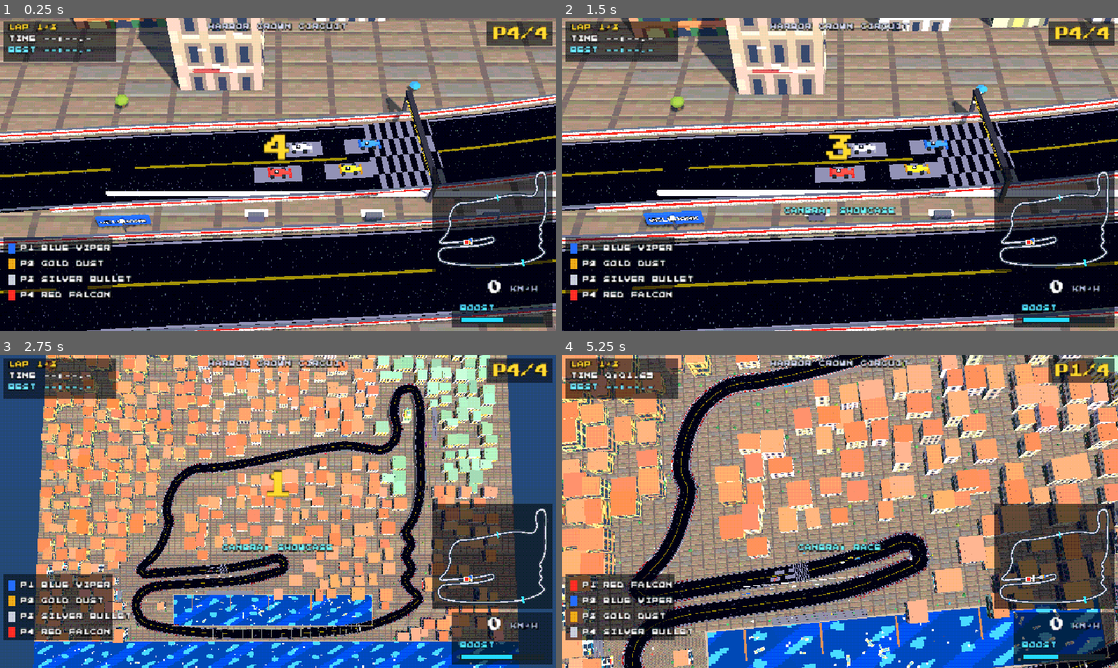
Above: before the commit, frames 1-4 (two rows, left to right).
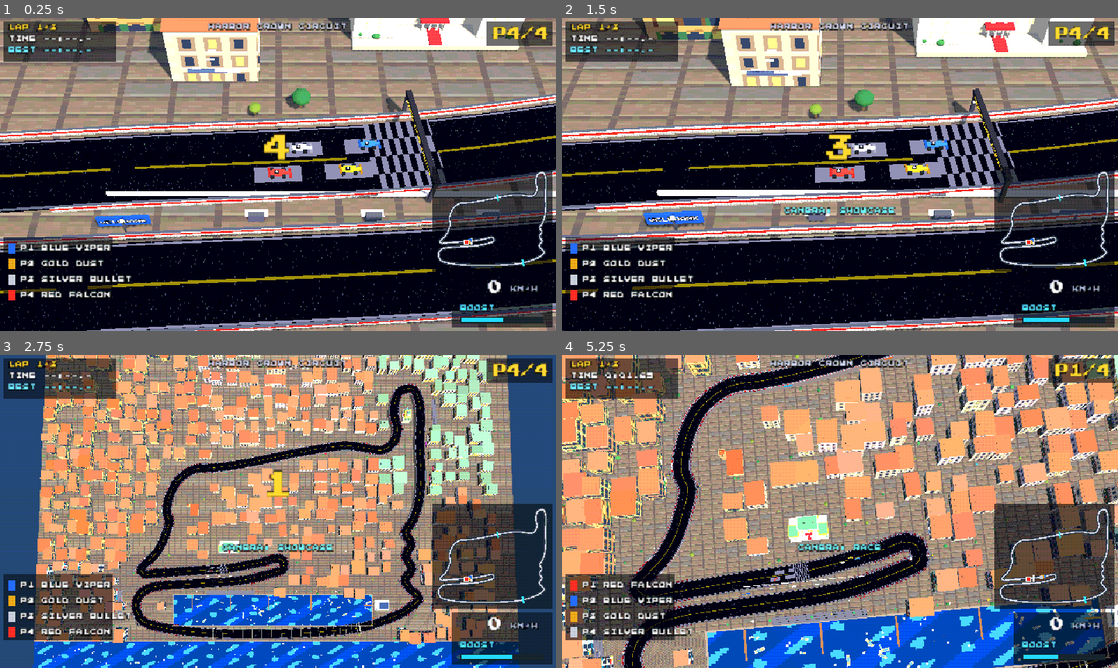
Above: after the commit, the same moments.

Repository: dtcbychris/lookie
Game: Godot game, scene res://scenes/harbor_crown_circuit.tscn
Same seed, same stepped clock (60 frames per second), same inputs: the game is played once before the commit and once after it.
Inputs:
- Up to frame 1 (0.25 s): no input
- Up to frame 2 (1.5 s): hold D (steer_right) 0.53-1.28 s; hold Shift (boost) 0.53-1.28 s; hold S (brake) from 1.28 s (still down); tap C (camera) at 1.35 s
- Up to frame 3 (2.75 s): release S (brake) at 2.03 s; hold D (steer_right) from 2.03 s (still down); tap Tab (overview) at 2.1 s
- Up to frame 4 (5.25 s): release D (steer_right) at 2.78 s; hold Up 2.78-3.53 s; tap W (throttle) at 2.85 s; hold Shift (boost) 3.53-4.28 s; hold A (steer_left) 3.53-5.03 s; tap C (camera) at 4.35 s; hold S (brake) from 5.03 s (still down); tap Tab (overview) at 5.1 s

The runs differ from the first frame. In frame 1, 8.3% of the frame differs, in the area x 12-95%, y 0-32%; in frame 2, 10%; in frame 3, 25%; in frame 4, 33%, in the area x 0-100%, y 0-100%.

Commit message:
Landmark batch 2: portals, yacht club, church, Grand Riviera Hotel
Four more hand-authored set pieces at the casino's quality bar:
- Tunnel portals rebuilt as stone gallery facades: pillars, dark arch
  recess, lintel, cornice, stepped parapet, sign on top
- Azure Bay Yacht Club on the east marina shore: white terraced
  clubhouse with glass front, navy roof, flag mast with swaying pennant,
  terrace umbrellas, private pier with two moored yachts
- Old-town clock tower church: stone nave with tiered terracotta gable,
  campanile with bell openings, clock face, pyramid spire
- Grand Riviera Hotel behind the start/finish straight: U-shaped
  belle-epoque block with copper mansards, gold cornices, lit windows,
  red entrance canopy and carpet, rooftop GRAND RIVIERA sign — the grid
  screenshot backdrop
- RNG city scatter now respects reserved landmark zones

Sim green: 45.9-47.5s laps, 1.67s spread.

https://claude.ai/code/session_01LjE6X8FbmbjT1RiC5ZbF2u

Diff:
--- a/pixelgp/scripts/scenery_builder.gd
+++ b/pixelgp/scripts/scenery_builder.gd
@@ -53,14 +53,25 @@
 var _crowd_frame := 0
 var _building_rects: Array[Rect2] = []  # art-space footprints, for tree placement
 
+## Art-space rects reserved for hand-authored landmark set pieces; the RNG
+## city scatter keeps out of them.
+const RESERVED := [
+	Rect2(318, 508, 54, 36),  # Grand Riviera Hotel (behind start/finish)
+	Rect2(228, 408, 40, 44),  # old-town clock tower church
+	Rect2(722, 662, 44, 32),  # marina yacht club
+]
+
 func build(p_track) -> void:
 	track = p_track
 	_rng.seed = 7
 	_build_ground_and_water()
 	_build_marina()
 	_build_city()
+	_build_casino()
+	_build_yacht_club()
+	_build_church()
+	_build_hotel()
 	_build_trees()
-	_build_casino()
 	_build_grandstands()
 	_build_trackside_crowds()
 	_build_palms()
@@ -236,6 +247,13 @@
 			var half_diag := Vector2(w, d).length() * 0.5
 			var p := _w(ax, ay)
 			if track.min_dist_to_track(p.x, p.y) < track.HALF + 10.0 + half_diag:
+				continue
+			var reserved := false
+			for rr in RESERVED:
+				if (rr as Rect2).intersects(Rect2(ax - w * 0.25, ay - d * 0.25, w * 0.5, d * 0.5)):
+					reserved = true
+					break
+			if reserved:
 				continue
 			var h := _rng.randf_range(28, 95)
 			# hillside city: building tops must clear nearby elevated roads
@@ -578,6 +596,140 @@
 
 	# marquee sign, pulsing (kept from before)
 	_casino_sign = _label("CROWN CASINO", Vector3(cx - 21, base_y + 20, cz), Vector3(-1, 0, 0), Color(1.0, 0.84, 0.2), 48, 0.085)
+
+## Azure Bay Yacht Club: white terraced clubhouse on the east marina shore
+## with glass front, flag mast, terrace umbrellas, and a private pier.
+func _build_yacht_club() -> void:
+	var cx := 1490.0
+	var cz := 1360.0
+	_building_rects.append(Rect2(722, 662, 44, 32))
+	var white := Pix.flat_mat(Color(0.94, 0.94, 0.92))
+	var stone := Pix.flat_mat(Color(0.8, 0.76, 0.66))
+	var glass := Pix.flat_mat(Color(0.4, 0.7, 0.9), 0.4)
+	var navy := Pix.flat_mat(Color(0.15, 0.25, 0.45))
+	_box(Vector3(76, 1.5, 56), Vector3(cx, 0.75, cz), stone)         # terrace
+	_box(Vector3(58, 10, 40), Vector3(cx + 4, 6.5, cz), white)       # main hall
+	_box(Vector3(1.2, 6, 34), Vector3(cx - 25.5, 6, cz), glass)      # glass front (west, to the water)
+	_box(Vector3(44, 8, 28), Vector3(cx + 8, 15.5, cz), white)       # upper deck
+	_box(Vector3(46, 1, 30), Vector3(cx + 8, 20, cz), navy)          # roof trim
+	for k in 5:                                                       # terrace railing posts
+		_box(Vector3(0.6, 1.6, 0.6), Vector3(cx - 36, 2.3, cz - 24 + k * 12), white)
+	_box(Vector3(0.5, 0.4, 52), Vector3(cx - 36, 3.0, cz), white)
+	var mast := _box(Vector3(1.0, 26, 1.0), Vector3(cx + 26, 13, cz - 16), white)
+	var pennant := MeshInstance3D.new()
+	var pq := QuadMesh.new()
+	pq.size = Vector2(4.5, 2.5)
+	pennant.mesh = pq
+	var pm := Pix.flat_mat(Color(0.15, 0.35, 0.7), 0.2)
+	pm.cull_mode = BaseMaterial3D.CULL_DISABLED
+	pennant.material_override = pm
+	pennant.position = Vector3(2.5, 11.5, 0)
+	mast.add_child(pennant)
+	_flags.append(pennant)
+	for k in 3:
+		_umbrella_at(Vector3(cx - 28 + k * 16, 1.5, cz + 20), Color(0.15, 0.35, 0.7))
+	_box(Vector3(56, 1, 5), Vector3(cx - 66, -3.2, cz), Pix.flat_mat(Color(0.55, 0.4, 0.25)))  # private pier
+	_yacht(Vector2(cx - 70, cz - 14), 0.4, 1.3, false)
+	_yacht(Vector2(cx - 78, cz + 16), -0.3, 0.9, false)
+	_label("YACHT CLUB", Vector3(cx - 27, 13, cz), Vector3(-1, 0, 0), Color(0.15, 0.3, 0.55), 32, 0.07)
+
+## Old-town clock tower church: stone nave with tiered terracotta roof and a
+## tall campanile with arched openings, clock face, and pyramid spire.
+func _build_church() -> void:
+	var cx := 500.0
+	var cz := 860.0
+	_building_rects.append(Rect2(228, 408, 40, 44))
+	var stone := Pix.flat_mat(Color(0.8, 0.68, 0.5))
+	var stone_dark := Pix.flat_mat(Color(0.68, 0.56, 0.4))
+	var terra := Pix.flat_mat(Color(0.62, 0.33, 0.2))
+	var glow := Pix.flat_mat(Color(1.0, 0.85, 0.45), 1.2)
+	_box(Vector3(40, 22, 64), Vector3(cx + 6, 11, cz), stone)        # nave
+	_box(Vector3(44, 2, 68), Vector3(cx + 6, 23, cz), terra)         # tiered gable roof
+	_box(Vector3(34, 2.4, 58), Vector3(cx + 6, 25, cz), terra)
+	_box(Vector3(20, 2.6, 46), Vector3(cx + 6, 27.4, cz), terra)
+	for k in 4:                                                       # nave windows
+		_box(Vector3(1.0, 7, 2.4), Vector3(cx - 14.2, 12, cz - 21 + k * 14), glow)
+		_box(Vector3(1.0, 7, 2.4), Vector3(cx + 26.2, 12, cz - 21 + k * 14), glow)
+	# campanile
+	var tx := cx - 22.0
+	var tz := cz - 22.0
+	_box(Vector3(15, 52, 15), Vector3(tx, 26, tz), stone_dark)
+	_box(Vector3(17, 1.4, 17), Vector3(tx, 52.6, tz), stone)
+	for side in [-1.0, 1.0]:                                          # arched bell openings
+		_box(Vector3(2.6, 6, 1.0), Vector3(tx + side * 7.6, 46, tz), Pix.flat_mat(Color(0.1, 0.1, 0.14)))
+		_box(Vector3(1.0, 6, 2.6), Vector3(tx, 46, tz + side * 7.6), Pix.flat_mat(Color(0.1, 0.1, 0.14)))
+	_box(Vector3(0.8, 6, 6), Vector3(tx - 7.9, 34, tz), Pix.flat_mat(Color(0.93, 0.9, 0.84)))  # clock face
+	_box(Vector3(0.4, 0.8, 2.4), Vector3(tx - 8.1, 34.4, tz - 0.6), Pix.flat_mat(Color(0.1, 0.1, 0.12)))  # hands
+	var spire := MeshInstance3D.new()
+	var sc := CylinderMesh.new()
+	sc.top_radius = 0.0
+	sc.bottom_radius = 10.0
+	sc.height = 13.0
+	sc.radial_segments = 4
+	spire.mesh = sc
+	spire.material_override = terra
+	spire.position = Vector3(tx, 59.5, tz)
+	spire.rotation.y = PI / 4.0
+	add_child(spire)
+	_box(Vector3(0.8, 3.5, 0.8), Vector3(tx, 67, tz), Pix.flat_mat(Color(0.85, 0.68, 0.28), 0.3))
+	_tree_pair(Vector3(cx + 6, 0, cz + 40))
+
+## Grand Riviera Hotel: belle-epoque U-block facing the start/finish straight —
+## the backdrop of every starting grid screenshot.
+func _build_hotel() -> void:
+	var cx := 690.0
+	var cz := 1056.0
+	_building_rects.append(Rect2(318, 508, 54, 36))
+	var cream := Pix.flat_mat(Color(0.93, 0.88, 0.76), 0.1)
+	var trim := Pix.flat_mat(Color(0.85, 0.68, 0.28), 0.25)
+	var copper := Pix.flat_mat(Color(0.4, 0.62, 0.52))
+	var glow := Pix.flat_mat(Color(1.0, 0.85, 0.45), 1.4)
+	var red := Pix.flat_mat(Color(0.7, 0.15, 0.18))
+	_box(Vector3(104, 3, 66), Vector3(cx, 1.5, cz), Pix.flat_mat(Color(0.8, 0.76, 0.66)))
+	_box(Vector3(56, 58, 38), Vector3(cx, 32, cz - 6), cream)        # central block
+	_box(Vector3(58, 1.4, 40), Vector3(cx, 48, cz - 6), trim)        # cornice
+	_box(Vector3(50, 8, 32), Vector3(cx, 64, cz - 6), copper)        # mansard roof
+	for side in [-1.0, 1.0]:                                          # forward wings
+		_box(Vector3(26, 42, 30), Vector3(cx + side * 39, 24, cz + 10), cream)
+		_box(Vector3(28, 1.4, 32), Vector3(cx + side * 39, 45.6, cz + 10), trim)
+		_box(Vector3(22, 6, 26), Vector3(cx + side * 39, 49.5, cz + 10), copper)
+	# lit windows on the track-facing south faces
+	for f in 5:
+		for k in 6:
+			_box(Vector3(2.4, 4.5, 1.0), Vector3(cx - 20 + k * 8, 12 + f * 9.5, cz + 13.2), glow)
+		for side in [-1.0, 1.0]:
+			for k in 2:
+				_box(Vector3(2.4, 4.5, 1.0), Vector3(cx + side * 39 - 4 + k * 8, 10 + f * 7, cz + 25.2), glow)
+	# entrance canopy + carpet
+	_box(Vector3(18, 1.2, 8), Vector3(cx, 10, cz + 15), red)
+	for k in 4:
+		_box(Vector3(1.2, 7, 1.2), Vector3(cx - 7 + k * 4.6, 6.5, cz + 18), cream)
+	_box(Vector3(8, 0.3, 16), Vector3(cx, 3.2, cz + 24), red)
+	# rooftop sign
+	for side in [-1.0, 1.0]:
+		_box(Vector3(1, 7, 1), Vector3(cx + side * 22, 71, cz - 6), trim)
+	_label("GRAND RIVIERA", Vector3(cx, 72.5, cz - 5), Vector3(0, 0, 1), Color(1.0, 0.84, 0.2), 32, 0.1)
+	_tree_pair(Vector3(cx - 42, 0, cz + 22))
+	_tree_pair(Vector3(cx + 42, 0, cz + 22))
+
+func _tree_pair(pos: Vector3) -> void:
+	var trunk := Pix.flat_mat(Color(0.42, 0.3, 0.2))
+	var crown := Pix.flat_mat(Color(0.24, 0.5, 0.27))
+	_tree(pos + Vector3(-5, 0, 0), 0.9, trunk, crown)
+	_tree(pos + Vector3(5, 0, 2), 0.75, trunk, crown)
+
+func _umbrella_at(pos: Vector3, c: Color) -> void:
+	var pole := _box(Vector3(0.5, 4, 0.5), pos + Vector3(0, 2, 0), Pix.flat_mat(Color(0.75, 0.72, 0.68)))
+	var canopy := MeshInstance3D.new()
+	var cm := CylinderMesh.new()
+	cm.top_radius = 0.3
+	cm.bottom_radius = 3.4
+	cm.height = 1.6
+	cm.radial_segments = 8
+	canopy.mesh = cm
+	canopy.material_override = Pix.flat_mat(c)
+	canopy.position = Vector3(0, 2.2, 0)
+	pole.add_child(canopy)
 
 # --- grandstands ---------------------------------------------------------------
 
--- a/pixelgp/scripts/track_builder.gd
+++ b/pixelgp/scripts/track_builder.gd
@@ -233,21 +233,27 @@
 			_portal(run_start + run)
 		i += 1
 
+## Tunnel portal as a stone gallery facade: pillars, lintel, cornice, parapet.
 func _portal(i: int) -> void:
 	i = i % track.n
 	var p: Vector3 = track.samples[i]
 	var t: Vector3 = track.tangents[i]
-	var arch := MeshInstance3D.new()
-	var bm := BoxMesh.new()
-	bm.size = Vector3(4, 4.5, (track.HALF + 5.0) * 2.0)
-	arch.mesh = bm
-	# slight self-illumination: the sun-away face otherwise renders as a
-	# near-black slab floating over the road
-	arch.material_override = Pix.flat_mat(Color(0.78, 0.72, 0.62), 0.35)
-	arch.position = p + Vector3(0, 14.0, 0)
-	arch.rotation.y = -atan2(t.z, t.x)
-	arch.cast_shadow = GeometryInstance3D.SHADOW_CASTING_SETTING_OFF
-	add_child(arch)
+	var root := Node3D.new()
+	root.position = p
+	root.rotation.y = -atan2(t.z, t.x)
+	add_child(root)
+	var stone := Pix.flat_mat(Color(0.74, 0.68, 0.56), 0.18)
+	var trim := Pix.flat_mat(Color(0.86, 0.81, 0.7), 0.2)
+	var recess := Pix.flat_mat(Color(0.12, 0.13, 0.18))
+	var lat: float = track.HALF + 4.5
+	for side in [-1.0, 1.0]:
+		_portal_part(root, Vector3(5, 16, 5), Vector3(0, 8, side * lat), stone, false)
+		_portal_part(root, Vector3(6, 1.2, 6), Vector3(0, 16.6, side * lat), trim, false)
+	# dark arch recess under the lintel, then lintel band, cornice, parapet
+	_portal_part(root, Vector3(3.5, 3.0, lat * 2.0 - 4.0), Vector3(0, 12.6, 0), recess, true)
+	_portal_part(root, Vector3(4.5, 4.0, (lat + 2.0) * 2.0), Vector3(0, 16, 0), stone, true)
+	_portal_part(root, Vector3(5.5, 1.4, (lat + 3.0) * 2.0), Vector3(0, 18.7, 0), trim, true)
+	_portal_part(root, Vector3(4, 2.4, 12), Vector3(0, 20.6, 0), stone, true)
 	var lbl := Label3D.new()
 	lbl.text = "AZURE TUNNEL"
 	lbl.font = Pix.pixel_font()
@@ -255,9 +261,20 @@
 	lbl.pixel_size = 0.08
 	lbl.modulate = Color(0.5, 0.85, 1.0)
 	lbl.outline_size = 14
-	lbl.position = p + Vector3(0, 18.5, 0)
+	lbl.position = p + Vector3(0, 22.6, 0)
 	lbl.rotation.y = atan2(-t.x, -t.z)  # face oncoming traffic
 	add_child(lbl)
+
+func _portal_part(root: Node3D, size: Vector3, pos: Vector3, mat: Material, no_shadow: bool) -> void:
+	var mi := MeshInstance3D.new()
+	var bm := BoxMesh.new()
+	bm.size = size
+	mi.mesh = bm
+	mi.material_override = mat
+	mi.position = pos
+	if no_shadow:
+		mi.cast_shadow = GeometryInstance3D.SHADOW_CASTING_SETTING_OFF
+	root.add_child(mi)
 
 func _build_start_line() -> void:
 	_ribbon(track.n - 2, 3, track.HALF, -track.HALF, 0.18, Pix.tex_mat(Pix.checker()))
--- a/pixelgp/tests/landmark_shots.gd
+++ b/pixelgp/tests/landmark_shots.gd
@@ -7,10 +7,11 @@
 
 # [tag, camera position, look target]
 const POSES := [
-	["marina", Vector3(900, 260, 1620), Vector3(880, -4, 1320)],
-	["grandstand", Vector3(700, 90, 1390), Vector3(700, 6, 1280)],
+	["hotel_grid", Vector3(690, 110, 1330), Vector3(690, 25, 1080)],
+	["yacht_club", Vector3(1340, 110, 1490), Vector3(1470, 5, 1360)],
+	["church", Vector3(390, 90, 990), Vector3(490, 25, 865)],
+	["portal", Vector3(500, 60, 1640), Vector3(625, 8, 1500)],
 	["casino", Vector3(1500, 220, 600), Vector3(1640, 48, 330)],
-	["street_close", Vector3(1100, 70, 700), Vector3(1190, 24, 590)],
 ]
 
 var f := 0
